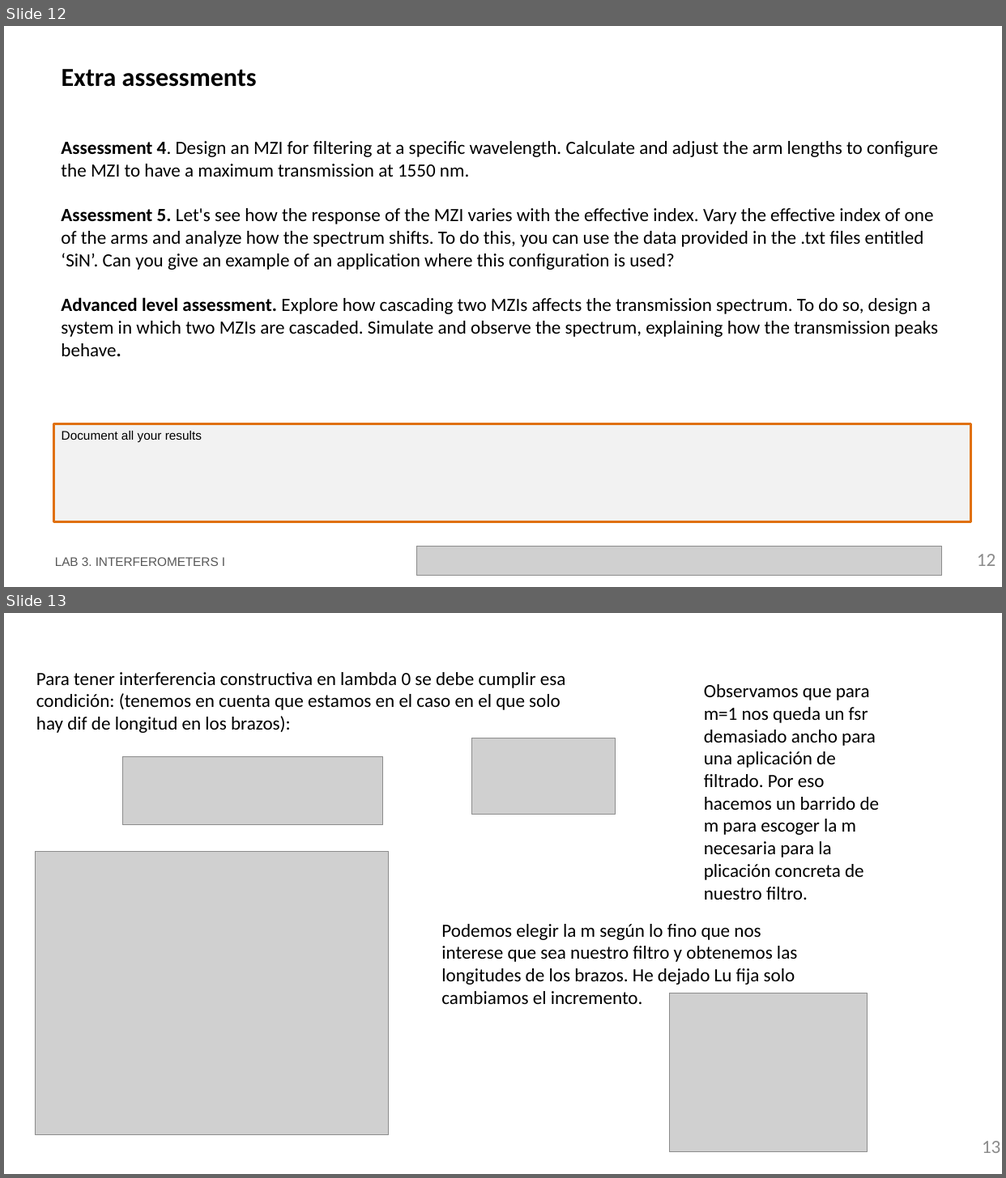
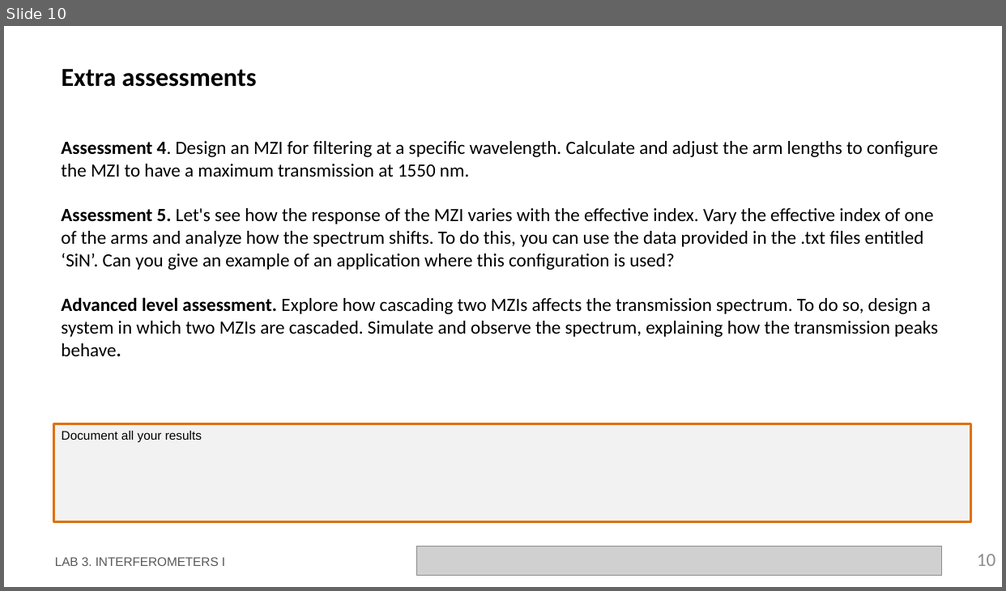
Before and after one commit to mromgar1/pic-upv-lab3, a slide deck: LabBook_3.pptx. Shown one above the other, each under a label of ours: slides 12 and 13 before the commit, slide 10 after it. The pictures are 1006x1178 and 1006x591 pixels, drawn with LibreOffice and Linux fonts; fonts in the diff are those of the drawing; grey boxes stand for pictures; background and template pictures are left out. Boxes give left, top, right and bottom in pixels: in the first picture for what was removed or moved away, otherwise in the second. Text is boxed around its words. In the diff, an @@ line names an element or a change of style, - is before the commit and + after.

```diff
--- a/LabBook_3.pptx
+++ b/LabBook_3.pptx
@@ slide 13 removed at (4,613,1002,1174), background #FFFFFF @@
@@ text removed at (36,672,566,733) @@
-Para tener interferencia constructiva en lambda 0 se debe cumplir esa condición: (tenemos en cuenta que estamos en el caso en el que solo hay dif de longitud en los brazos):
@@ text removed at (704,684,880,900) @@
-Observamos que para m=1 nos queda un fsr demasiado ancho para una aplicación de filtrado. Por eso hacemos un barrido de m para escoger la m necesaria para la plicación concreta de nuestro filtro.
@@ picture removed at (122,756,383,825) @@
@@ picture removed at (472,739,616,815) @@
@@ picture removed at (36,852,389,1135) @@
@@ text removed at (441,924,797,1004) @@
-Podemos elegir la m según lo fino que nos interese que sea nuestro filtro y obtenemos las longitudes de los brazos. He dejado Lu fija solo cambiamos el incremento.
@@ picture removed at (670,994,867,1152) @@
@@ page number removed at (982,1141,1000,1153) @@
-13
@@ what was slide 12 is now slide 10 @@
@@ page number at (977,554,995,566): text changed @@
-12
+10
```
Also in this commit, not shown: 3 slides changed, 1 slide added, 2 other slides removed.
